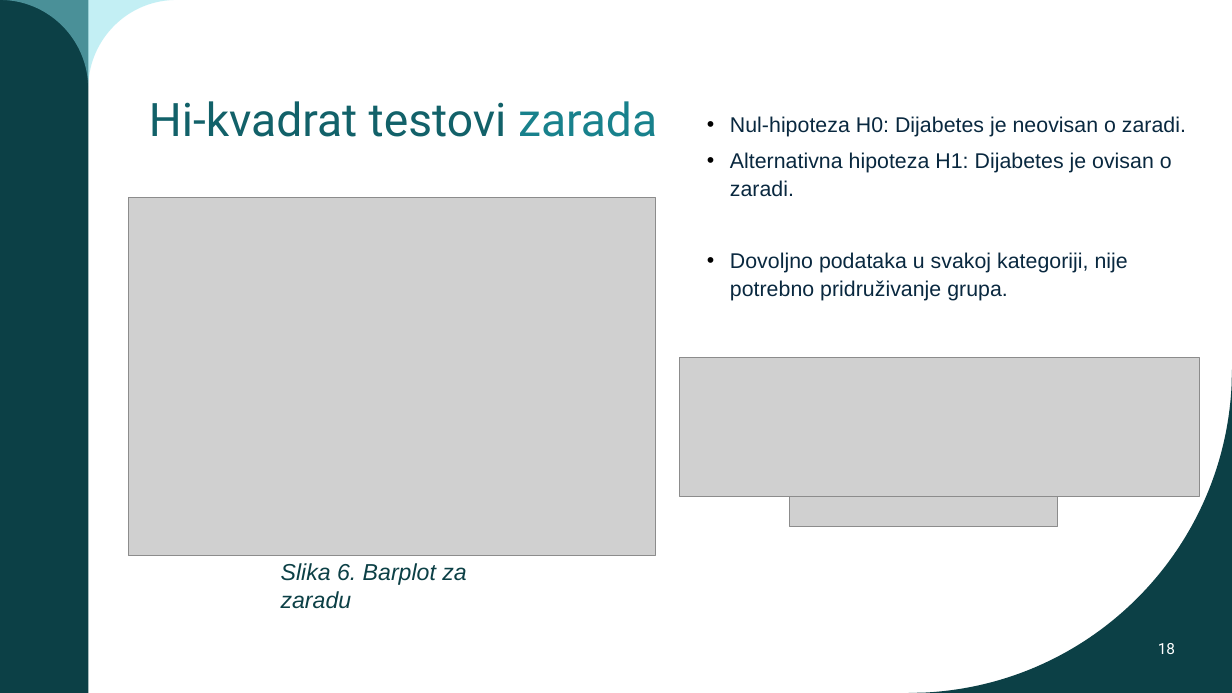
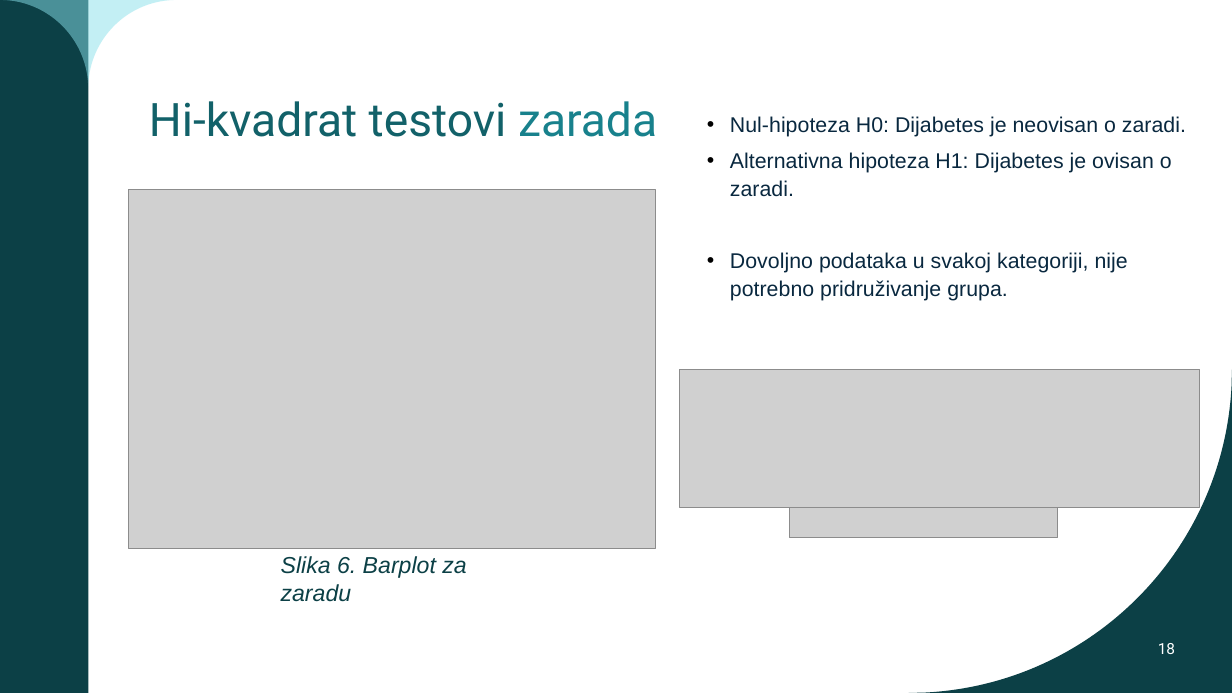
Before and after one commit to jfletcher20/diabetes-health-indicators-analysis, a slide deck: slide 18 of documentation/documentation.pptx. Drawn at 1232x693 pixels with LibreOffice and Linux fonts; fonts in the diff are those of the drawing; grey boxes stand for pictures; background and template pictures are left out. Boxes give left, top, right and bottom in pixels: in the first picture for what was removed or moved away, otherwise in the second. Text is boxed around its words. In the diff, an @@ line names an element or a change of style, - is before the commit and + after.

```diff
--- a/documentation/documentation.pptx
+++ b/documentation/documentation.pptx
@@ picture: place and size @@
-picture at (128, 198, 656, 556)
+picture at (128, 190, 656, 549)
@@ picture: place and size @@
-picture at (679, 358, 1201, 496)
+picture at (679, 370, 1201, 508)
@@ picture: place and size @@
-picture at (789, 388, 1058, 527)
+picture at (789, 399, 1058, 538)
@@ text "Slika 6. Barplot za zaradu": place and size @@
-text "Slika 6. Barplot za zaradu" at (281, 563, 466, 609)
+text "Slika 6. Barplot za zaradu" at (281, 556, 466, 602)
```
Also in this commit, not shown: 4 other slides changed, 1 other file.
